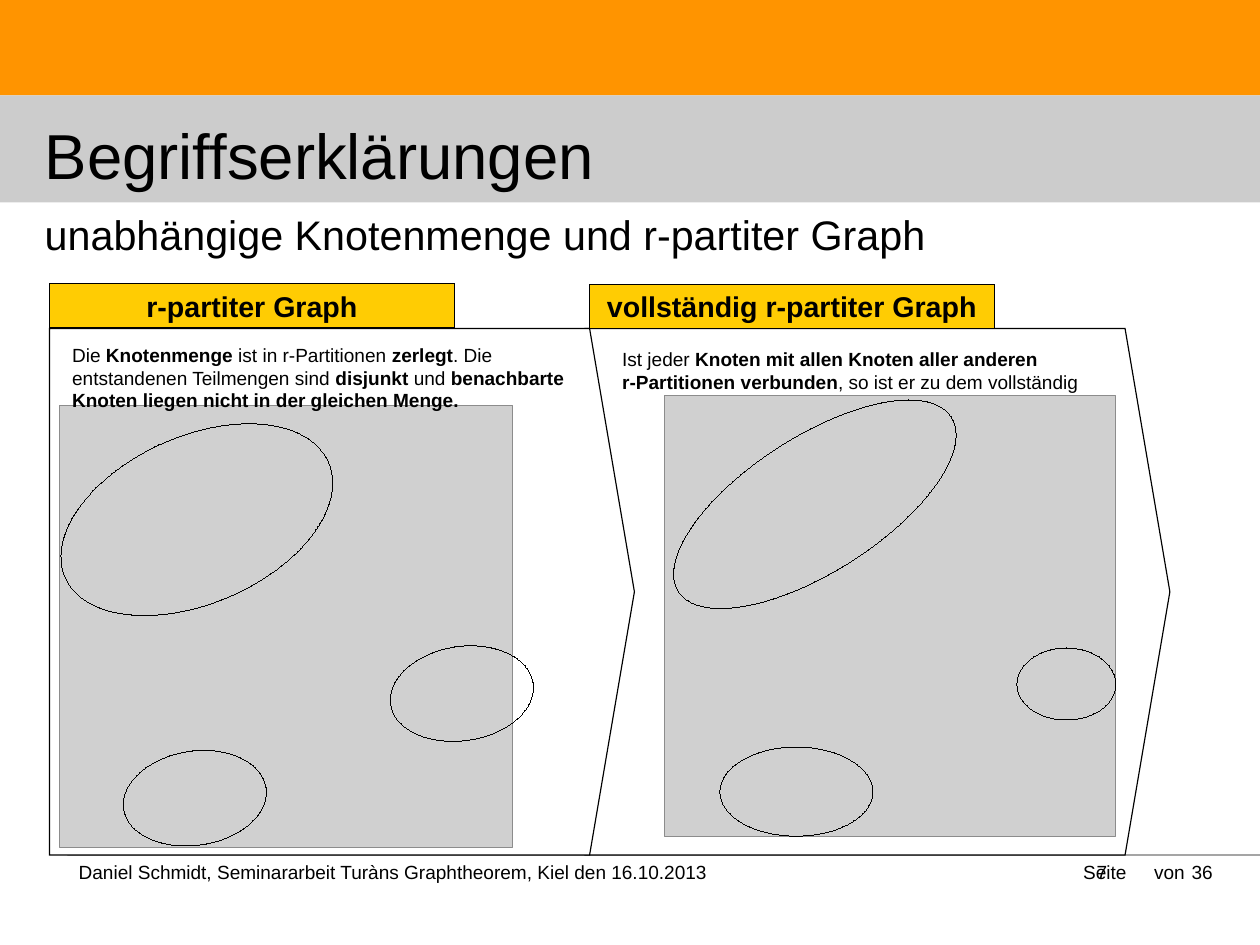
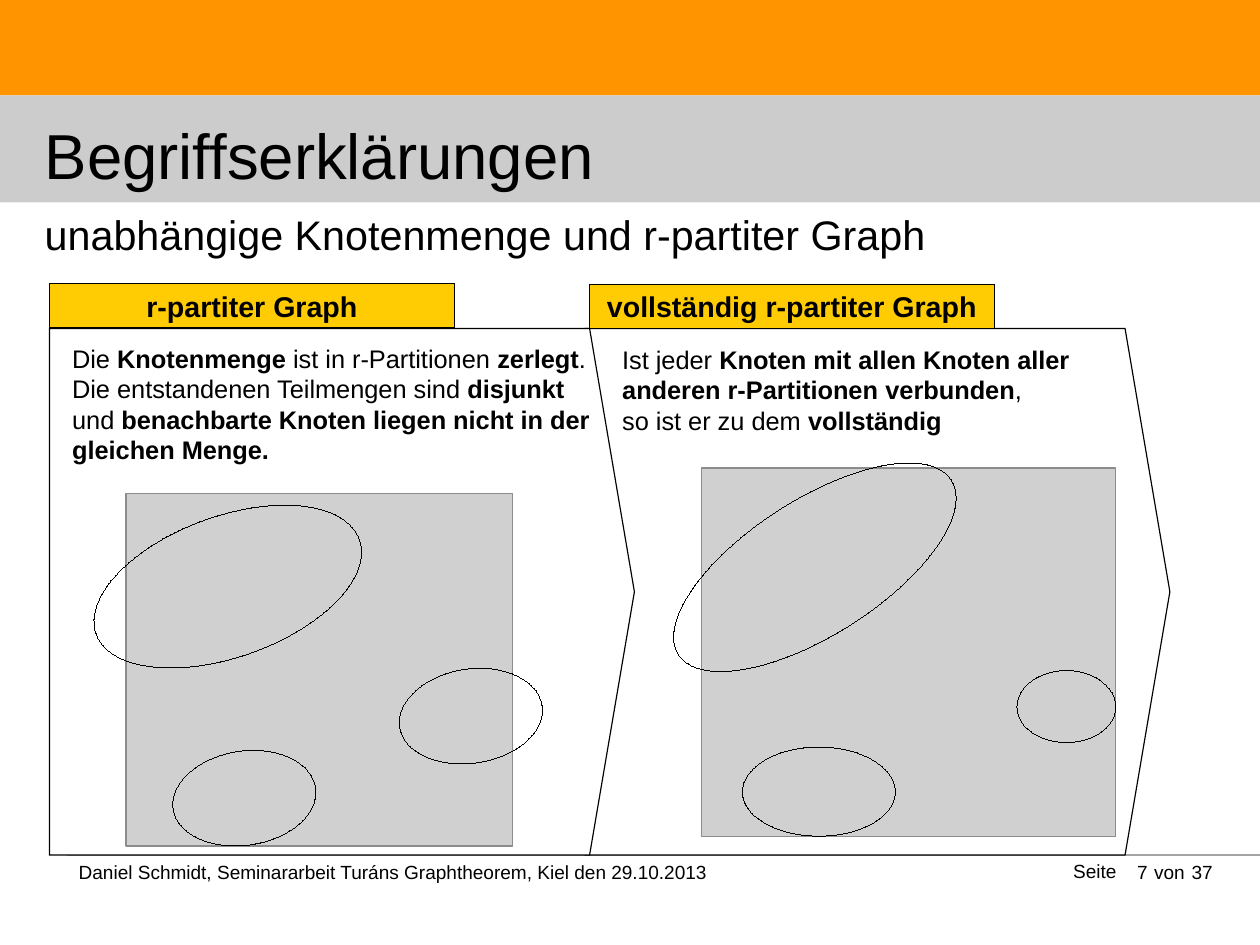
Before and after one commit to DanielMSchmidt/kombinatorik, a slide deck: slide 7 of Kombinatorik.odp. Drawn at 1260x945 pixels with LibreOffice and Linux fonts; fonts in the diff are those of the drawing; grey boxes stand for pictures. Boxes give left, top, right and bottom in pixels: in the first picture for what was removed or moved away, otherwise in the second. Text is boxed around its words. In the diff, an @@ line names an element or a change of style, - is before the commit and + after.

```diff
--- a/Kombinatorik.odp
+++ b/Kombinatorik.odp
@@ text at bbox=[72, 349, 589, 465]: text changed; size 12 to 16 pt @@
-Die Knotenmenge ist in r-Partitionen zerlegt. Die entstandenen Teilmengen sind disjunkt und benachbarte Knoten liegen nicht in der gleichen Menge.
+Die Knotenmenge ist in r-Partitionen zerlegt.
+Die entstandenen Teilmengen sind disjunkt und benachbarte Knoten liegen nicht in der gleichen Menge.
@@ text at bbox=[622, 350, 1069, 435]: text changed; size 12 to 16 pt @@
-Ist jeder Knoten mit allen Knoten aller anderen
-r-Partitionen verbunden, so ist er zu dem vollständig
+Ist jeder Knoten mit allen Knoten aller anderen r-Partitionen verbunden,
+so ist er zu dem vollständig
@@ ellipse: place and size @@
-ellipse at bbox=[642, 360, 987, 648]
+ellipse at bbox=[642, 423, 987, 711]
@@ ellipse at bbox=[73, 474, 384, 701]: rotation 336 to 340 degrees @@
@@ picture: place and size @@
-picture at bbox=[664, 396, 1116, 836]
+picture at bbox=[702, 468, 1116, 836]
@@ picture: place and size @@
-picture at bbox=[59, 406, 512, 848]
+picture at bbox=[126, 494, 513, 846]
@@ ellipse: place and size @@
-ellipse at bbox=[384, 637, 540, 751]
+ellipse at bbox=[393, 659, 549, 773]
@@ ellipse: place and size @@
-ellipse at bbox=[1018, 648, 1117, 720]
+ellipse at bbox=[1018, 671, 1117, 743]
@@ ellipse: place and size @@
-ellipse at bbox=[116, 741, 273, 855]
+ellipse at bbox=[167, 741, 323, 855]
@@ ellipse: place and size @@
-ellipse at bbox=[720, 748, 874, 837]
+ellipse at bbox=[743, 748, 896, 837]
@@ text removed at bbox=[79, 865, 706, 883] @@
-Daniel Schmidt, Seminararbeit Turàns Graphtheorem, Kiel den 16.10.2013
@@ text added at bbox=[79, 865, 706, 883], 12 pt, text #000000 @@
+Daniel Schmidt, Seminararbeit Turáns Graphtheorem, Kiel den 29.10.2013
@@ text "Seite": place and size @@
-text "Seite" at bbox=[1083, 865, 1126, 880]
+text "Seite" at bbox=[1073, 864, 1116, 879]
@@ page number: place and size @@
-page number at bbox=[1097, 865, 1108, 879]
+page number at bbox=[1137, 866, 1148, 879]
@@ text at bbox=[1192, 865, 1213, 879]: text changed @@
-36
+37
```
Also in this commit, not shown: 33 other slides changed, 3 slides added, 2 slides removed.
